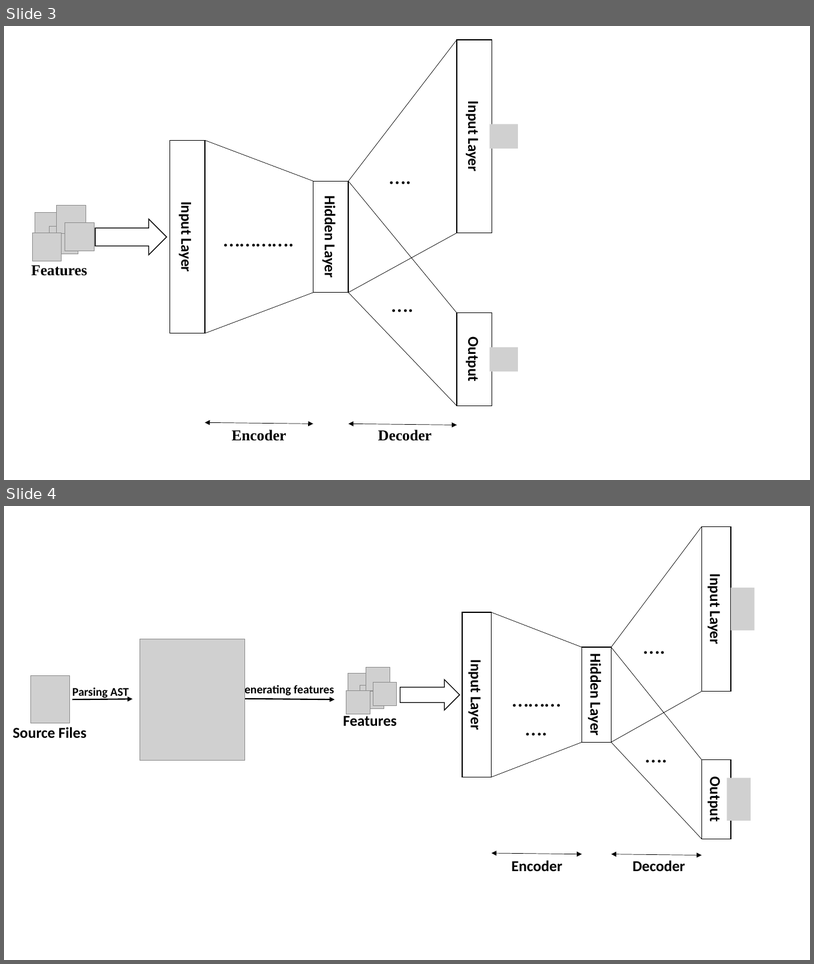
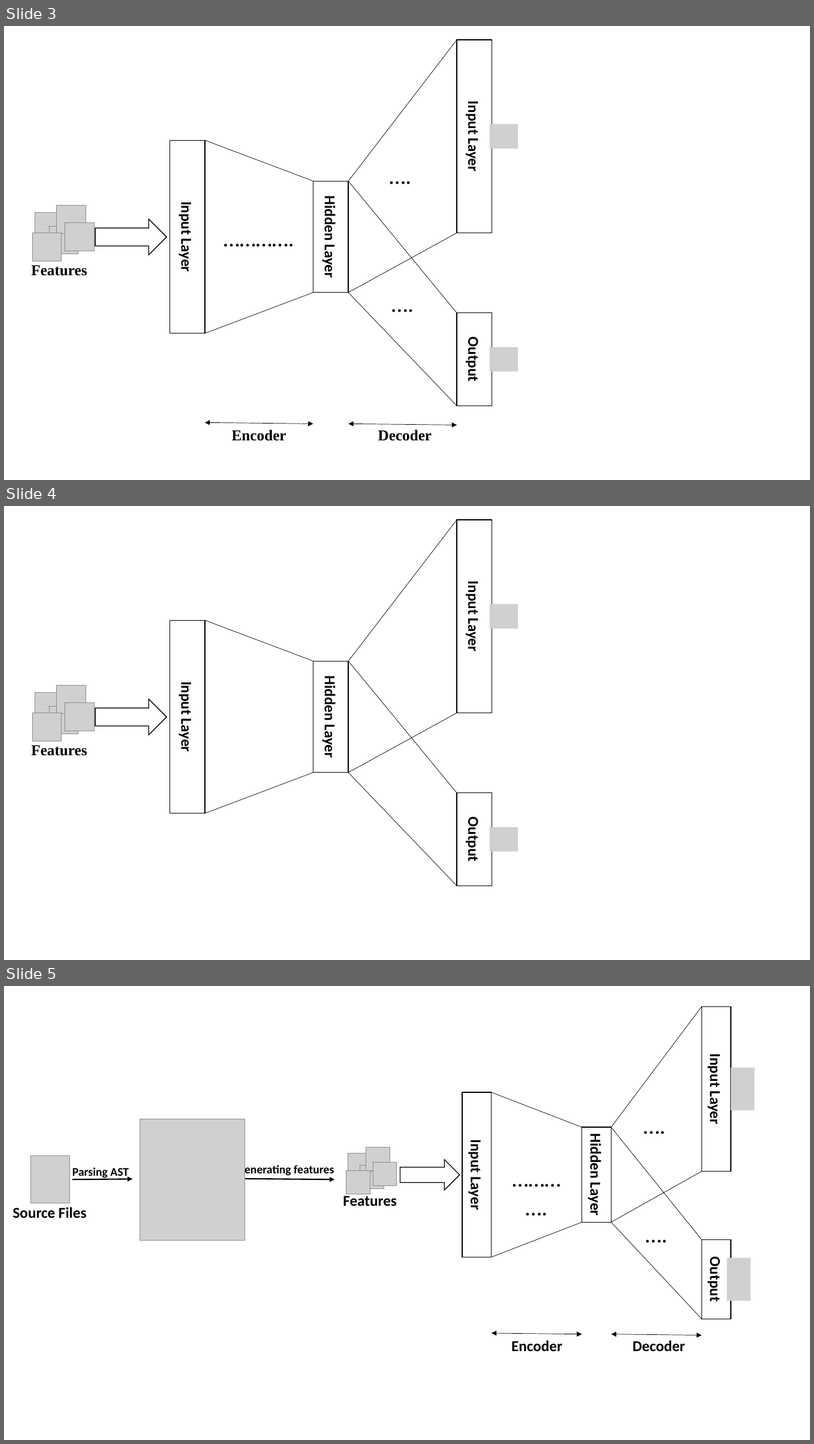
Before and after one commit to hvdthong/DEFECT_PREDICTION, a slide deck: Draft/ASE_2017/ppt.pptx. Shown one above the other, each under a label of ours: slides 3 and 4 before the commit, slides 3, 4 and 5 after it. The pictures are 814x964 and 814x1444 pixels, drawn with LibreOffice and Linux fonts; fonts in the diff are those of the drawing; grey boxes stand for pictures. Boxes give left, top, right and bottom in pixels: in the first picture for what was removed or moved away, otherwise in the second. Text is boxed around its words. In the diff, an @@ line names an element or a change of style, - is before the commit and + after.

```diff
--- a/Draft/ASE_2017/ppt.pptx
+++ b/Draft/ASE_2017/ppt.pptx
@@ slide 4 added at [4,506,810,960], background #FFFFFF @@
@@ line added from (349, 661) to (457, 520), #000000 0.5 pt @@
@@ rectangle added at [457,520,492,713], fill #FFFFFF, outline #000000 1 pt, 18 pt, text #000000, bold @@
+Input Layer
@@ picture added at [490,604,518,628] @@
@@ rectangle added at [170,621,205,813], fill #FFFFFF, outline #000000 1 pt, 18 pt, text #000000, bold @@
+Input Layer
@@ line added from (205, 621) to (314, 661), #000000 0.5 pt @@
@@ rectangle added at [314,661,349,772], fill #FFFFFF, outline #000000 1 pt, 18 pt, text #000000, bold @@
+Hidden Layer
@@ line added from (349, 661) to (457, 793), #000000 0.5 pt @@
@@ right arrow added at [95,699,167,735], fill #FFFFFF, outline #000000 1 pt @@
@@ group added at [32,685,94,741]: 5 pictures @@
@@ line added from (349, 772) to (457, 713), #000000 0.5 pt @@
@@ text added at [31,745,87,756], 18 pt, text #000000, bold @@
+Features
@@ line added from (205, 813) to (314, 772), #000000 0.5 pt @@
@@ line added from (349, 772) to (457, 885), #000000 0.5 pt @@
@@ rectangle added at [457,793,492,886], fill #FFFFFF, outline #000000 1 pt, 18 pt, text #000000, bold @@
+Output
@@ picture added at [490,827,518,852] @@
@@ what was slide 4 is now slide 5 @@
```
Also in this commit, not shown: 2 other files.
